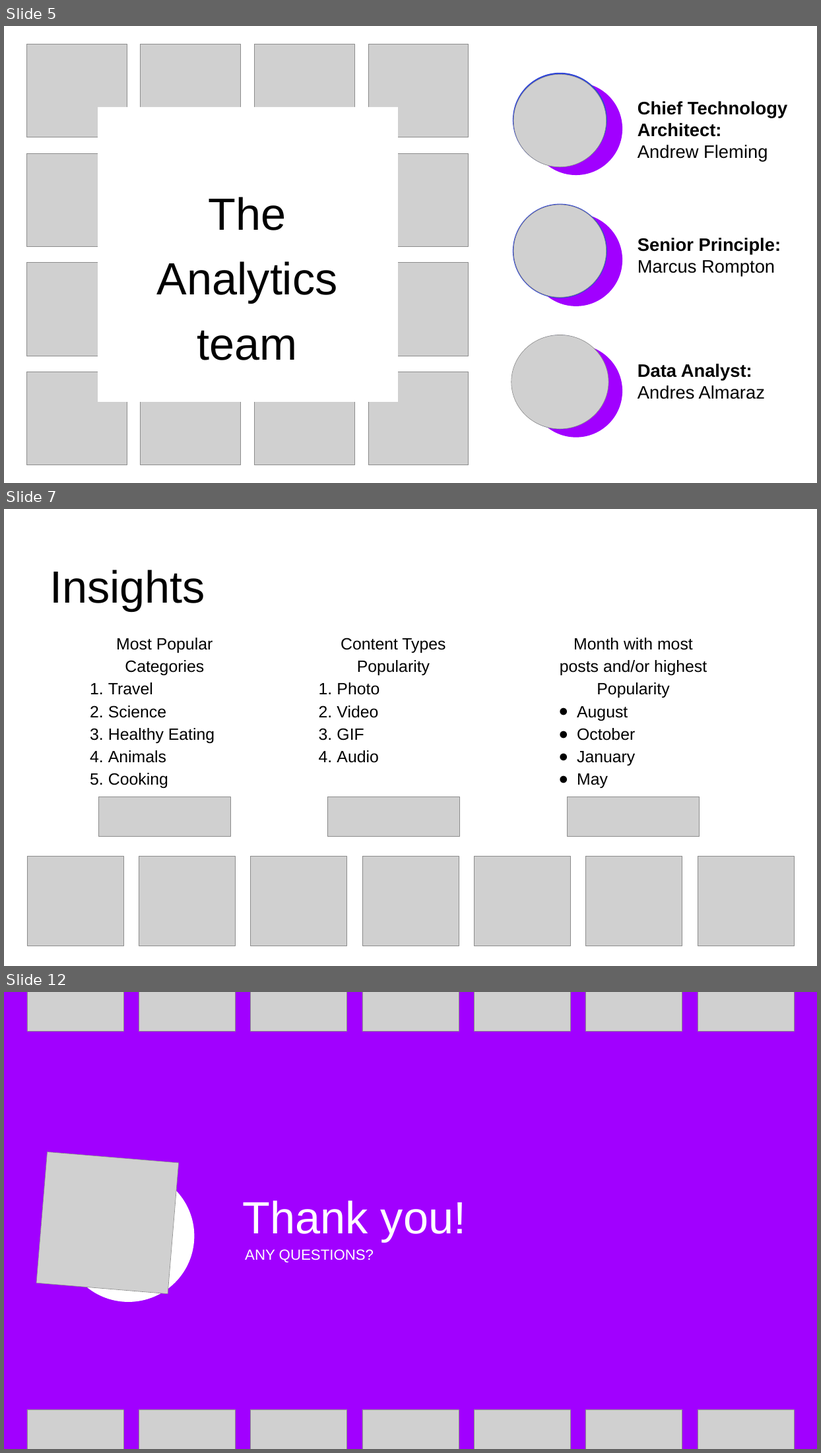
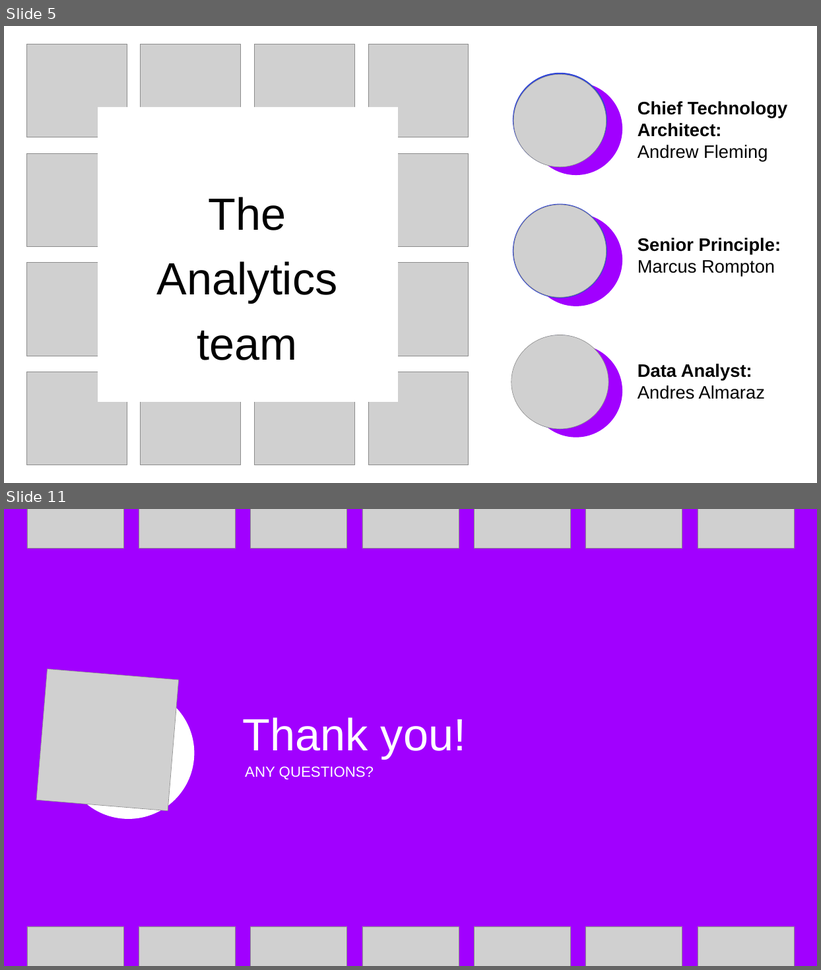
Before and after one commit to Cabone01/Data_Analytics_n_Visualizations, a slide deck: Social Buzz Analysis.pptx. Shown one above the other, each under a label of ours: slides 5, 7 and 12 before the commit, slides 5 and 11 after it; the slides between them are not shown. The pictures are 821x1453 and 821x970 pixels, drawn with LibreOffice and Linux fonts; fonts in the diff are those of the drawing; grey boxes stand for pictures. Boxes give left, top, right and bottom in pixels: in the first picture for what was removed or moved away, otherwise in the second. Text is boxed around its words. In the diff, an @@ line names an element or a change of style, - is before the commit and + after.

```diff
--- a/Social Buzz Analysis.pptx
+++ b/Social Buzz Analysis.pptx
@@ slide 7 removed at (4, 509, 817, 966), background #FFFFFF @@
@@ text removed at (50, 570, 205, 611) @@
-Insights
@@ text removed at (108, 638, 215, 788) @@
-Most Popular Categories
-1. Travel
-2. Science
-3. Healthy Eating
-4. Animals
-5. Cooking
@@ text removed at (337, 638, 446, 763) @@
-Content Types Popularity
-1. Photo
-2. Video
-3. GIF
-4. Audio
@@ text removed at (560, 638, 707, 788) @@
-Month with most posts and/or highest Popularity
-● August
-● October
-● January
-● May
@@ picture removed at (99, 797, 231, 836) @@
@@ picture removed at (327, 797, 459, 836) @@
@@ picture removed at (568, 797, 700, 836) @@
@@ group removed at (27, 856, 794, 946): 7 pictures @@
@@ what was slide 12 is now slide 11 @@
```
Also in this commit, not shown: 4 slides changed, 3 slides added, 3 other slides removed, 1 other file.
